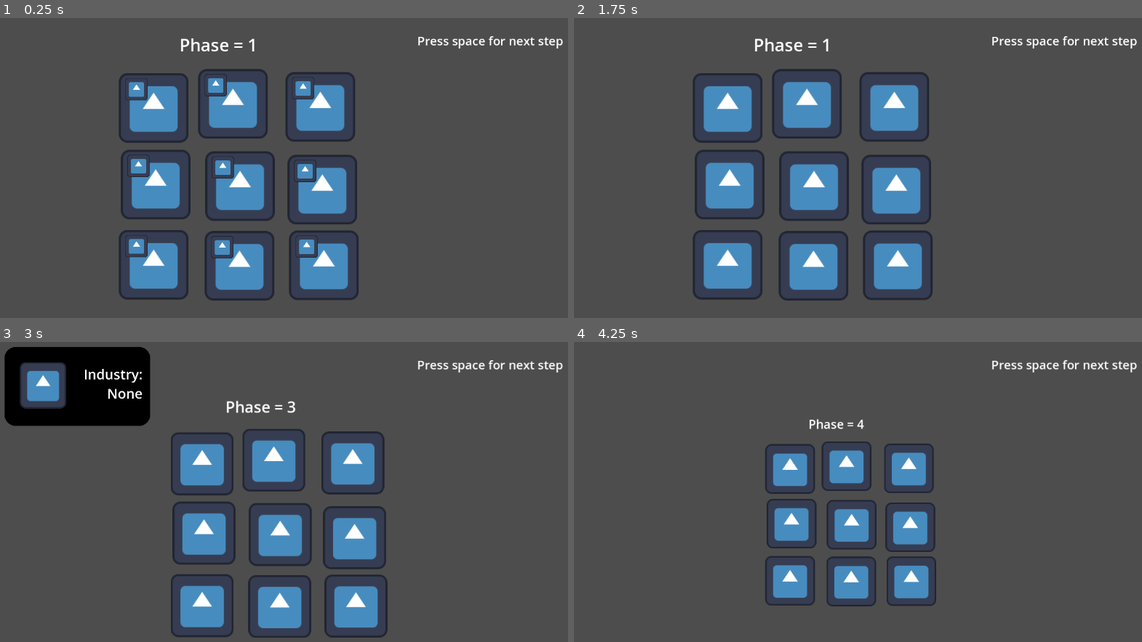
Above: before the commit, frames 1-4 (two rows, left to right).
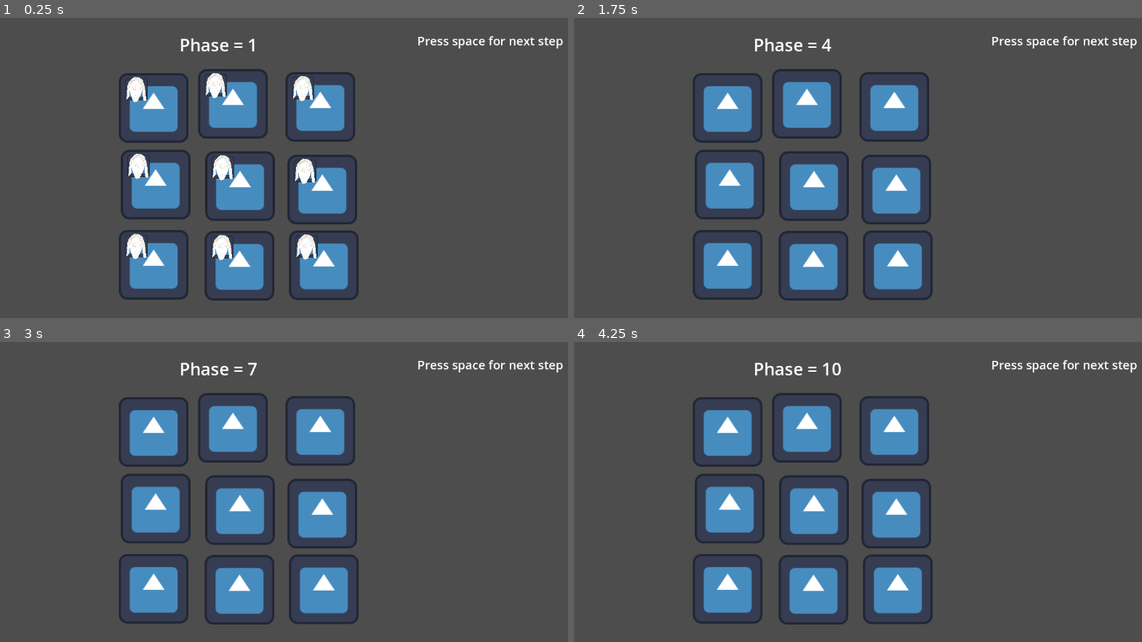
Above: after the commit, the same moments.

Repository: mccoogp/WeatherInc
Game: Godot game, scene res://world.tscn
Same seed, same stepped clock (60 frames per second), same inputs: the game is played once before the commit and once after it. The engine's default icon, where the game draws it, is replaced by a stand-in: a white triangle on a blue panel in a dark square.
Inputs (mouse positions are in pixels of both pictures, inside the frame that each line leads up to):
- Up to frame 1 (0.25 s): no input
- Up to frame 2 (1.75 s): tap Space at 0.5, 0.77, 1.25, 1.52 s; move the mouse to (988, 162) at 0.52 s; click (988, 162) at 0.67 s; move the mouse to (744, 195) at 1.27 s; click (744, 195) at 1.42 s
- Up to frame 3 (3 s): tap Space at 2, 2.75 s; move the mouse to (346, 432) at 2.02 s; click (346, 432) at 2.17 s; move the mouse to (261, 567) at 2.77 s; click (261, 567) at 2.92 s
- Up to frame 4 (4.25 s): tap Space at 3.02, 3.5, 3.77 s; move the mouse to (1034, 552) at 3.52 s; click (1034, 552) at 3.67 s

The runs differ from the first frame. In frame 1, 1.9% of the frame differs, in the area x 22-56%, y 18-81%; in frame 2, less than 0.1%; in frame 3, 29%, in the area x 0-100%, y 1-99%; in frame 4, 19%.
Error after the commit: Invalid access to property or key 'production' on a base object of type 'Node2D (district.gd)'. (res://world.gd:44)

Commit message:
Added "factory"s

Diff:
--- a/district.gd
+++ b/district.gd
@@ -3,7 +3,8 @@
 @export var DistrictNumber = 1
 @export var water = false
 @export var population = 1000
-var production =[]
+@export var productivity = 1
+var product = []
 var clicked = false
 
 @export var center: Vector2
@@ -15,7 +16,11 @@
 	$Main.texture = image
 
 func _input(event):
-	if "food" in production:
+	if "food" in product:
 		$FoodImage.scale = Vector2(0.003, 0.003)
 	else:
 		$FoodImage.scale = Vector2(0, 0)
+	if "factory" in product:
+		$FactoryImage.scale = Vector2(0.0004, 0.0004)
+	else:
+		$FactoryImage.scale = Vector2(0, 0)
--- a/district.tscn
+++ b/district.tscn
@@ -1,8 +1,9 @@
-[gd_scene load_steps=4 format=3 uid="uid://cacfd62pudml6"]
+[gd_scene load_steps=5 format=3 uid="uid://cacfd62pudml6"]
 
 [ext_resource type="Script" path="res://district.gd" id="1_gpufd"]
 [ext_resource type="Texture2D" uid="uid://csgnvamjyfsfx" path="res://icon.svg" id="2_7h7nu"]
 [ext_resource type="Script" path="res://districtsprite.gd" id="3_mvpsf"]
+[ext_resource type="Texture2D" uid="uid://bw37rreujxxbo" path="res://Testpng.png" id="4_vph5b"]
 
 [node name="District" type="Node2D"]
 scale = Vector2(100, 100)
@@ -19,3 +20,8 @@
 position = Vector2(0.37, 0.34)
 scale = Vector2(0.00345703, 0.00345703)
 texture = ExtResource("2_7h7nu")
+
+[node name="FactoryImage" type="Sprite2D" parent="."]
+position = Vector2(0.38, 0.4)
+scale = Vector2(0.00028869, 0.000478333)
+texture = ExtResource("4_vph5b")
--- a/world.gd
+++ b/world.gd
@@ -22,6 +22,7 @@
 	removes 5-15% of your popularity in the given inputed district number
 	'''
 	districts[district].popularity *= randf_range(8.5,9.5)/10
+
 func popularity_up(district):
 	'''
 	gains 5-15% of the population you are not popular amoung in the given inputed district number
@@ -63,6 +64,13 @@
 						for district in 9:
 							if districts[district].clicked == true:
 								districts[district].clicked = false
+					if districts[zoom].clicked == true:
+						if districts[zoom].product == []:
+							districts[zoom].product = ["food"]
+						elif districts[zoom].product == ["food"]:
+							districts[zoom].product = ["factory"]
+						elif districts[zoom].product == ["factory"]:
+							districts[zoom].product = []
 
 func _process(delta: float) -> void:
 
